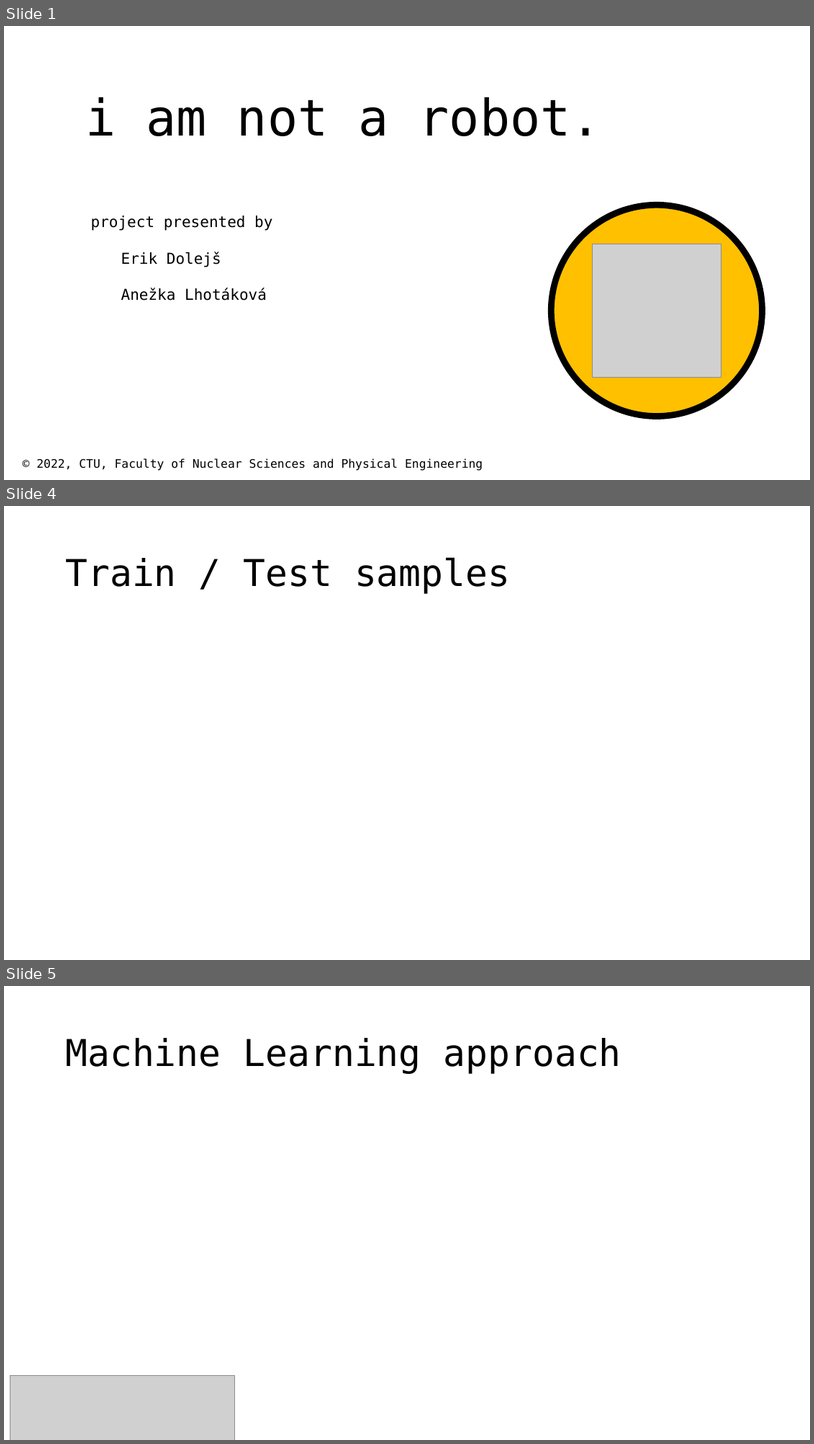
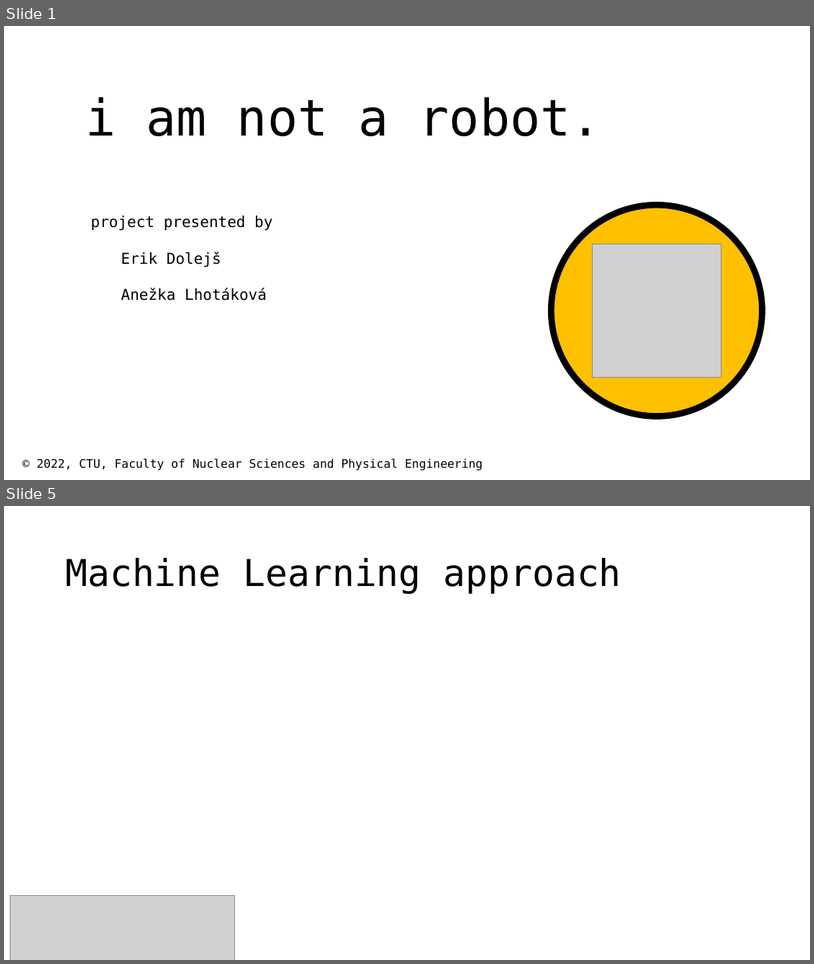
Before and after one commit to Strojove-uceni/final-projects-i_am_not_a_robot, a slide deck: Final_presentation_draft.pptx. Shown one above the other, each under a label of ours: slides 1, 4 and 5 before the commit, slides 1 and 5 after it; the slides between them are not shown. The pictures are 814x1444 and 814x964 pixels, drawn with LibreOffice and Linux fonts; fonts in the diff are those of the drawing; grey boxes stand for pictures. Boxes give left, top, right and bottom in pixels: in the first picture for what was removed or moved away, otherwise in the second. Text is boxed around its words. In the diff, an @@ line names an element or a change of style, - is before the commit and + after.

```diff
--- a/Final_presentation_draft.pptx
+++ b/Final_presentation_draft.pptx
@@ slide 4 removed at box(4, 506, 810, 960), background #FFFFFF @@
@@ title removed at box(65, 557, 510, 593) @@
-Train / Test samples
```
Also in this commit, not shown: 2 slides changed, 3 slides added.
